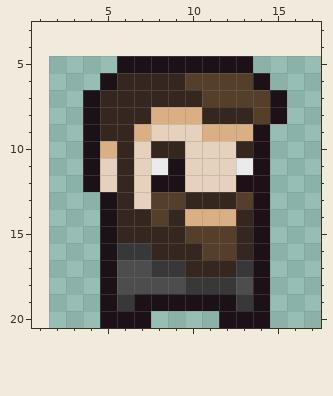
Two versions of one pixel-art file, Assets/Artwork/Originals/playerCharacter.aseprite. Above is the file before it was changed.
16x16 pixels, 1 frame. Shown: x 1..17, y 3..20. The old version is drawn lined up with the new one, on the new canvas.
And afterwards:
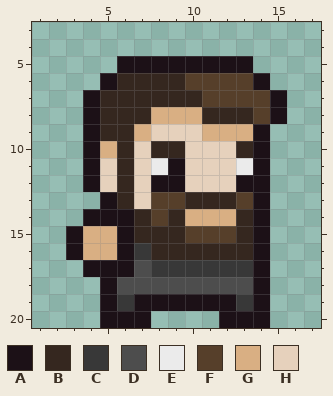
Palette (. is transparent): A #1c1117  B #35271f  C #383838  D #4d4d4d  E #ebebeb  F #563f2a  G #d9af83  H #e6d1bc
Changes in this commit:
canvas 16x16 -> 21x21, the old top-left corner now at 2,5
y 14: x 4 . -> A; x 6 B -> A
y 15: x 3..6 ..AB -> AGGA
y 16: x 3..6 ..AC -> AGGA; x 11..12 FF -> BB
y 17: x 4 . -> A; x 6 D -> A; x 10..12 BBB -> CCC
y 18: x 10..12 CCC -> DDD
